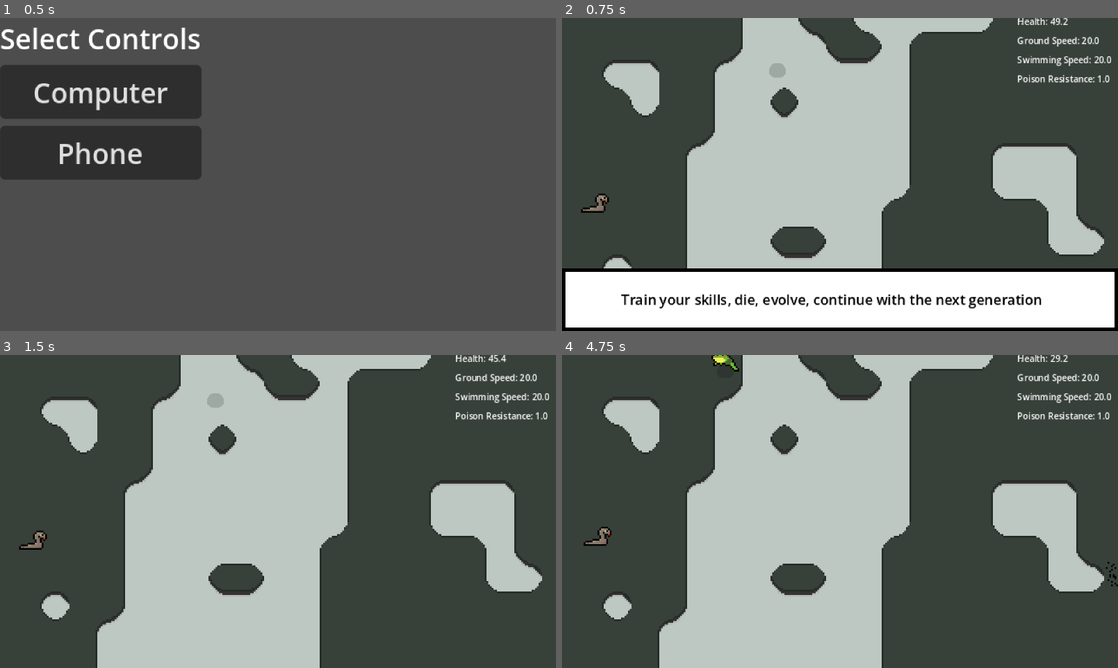
Above: before the commit, frames 1-4 (two rows, left to right).
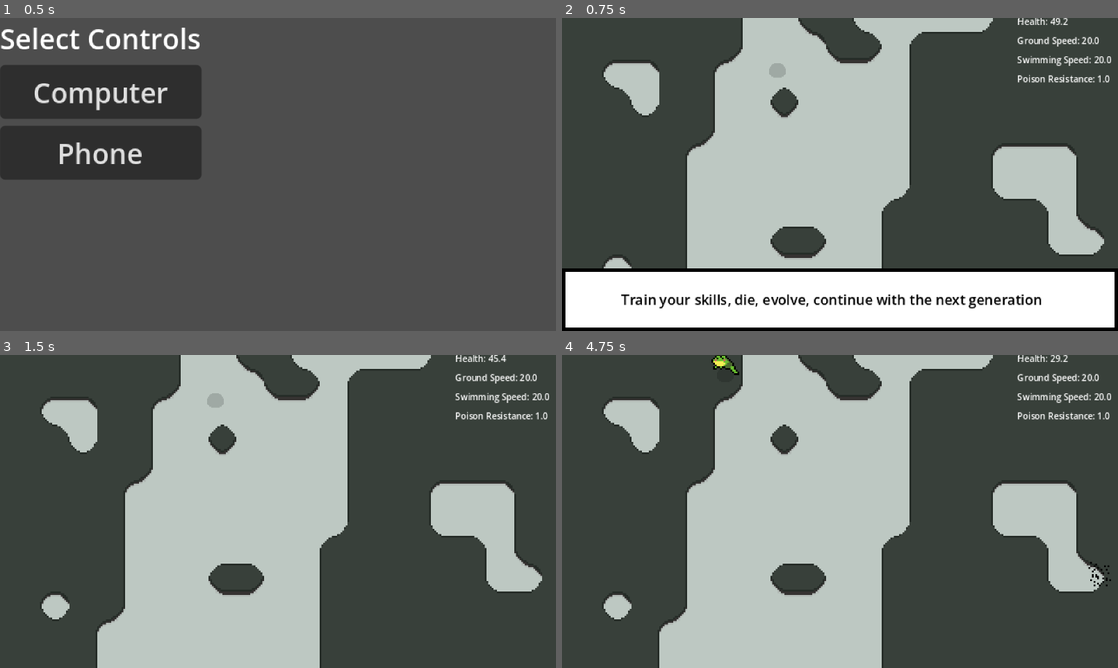
Above: after the commit, the same moments.

Repository: MiladTuma/Micro-Jam-Evolution
Game: Godot game, scene res://StartMenu.tscn
The game is run twice, just before and just after one commit, with the same random seed, the same clock (stepped at 60 frames per second) and the same inputs.
Inputs:
- Up to frame 1 (0.5 s): no input
- Up to frame 2 (0.75 s): click "Computer" at 0.5 s
- Up to frame 3 (1.5 s): tap Enter at 1.25 s; hold Up (up) from 1.28 s (still down); tap I (i) at 1.35 s
- Up to frame 4 (4.75 s): tap E (eat) at 2.1, 4.35 s; tap I (i) at 2.3, 2.85, 3.6, 4.55 s; release Up (up) at 2.78 s; hold Left (left) 2.78-4.28 s; hold Down (down) from 4.28 s (still down)

Frame 1 is identical in both runs. In frame 2, 0.1% of the frame differs, in the area x 3-9%, y 56-63%; in frame 3, 0.1%; in frame 4, 0.4%, in the area x 3-100%, y 0-74%.

Commit message:
Squashed commit of the following:
commit 0e5f2d06069eadb9ec423bf57c71dd236c62b5e0
Author: NFarl <152657677+NFarl@users.noreply.github.com>
Date:   Sun Nov 1 15:46:04 2026 +0100

    duck duck

commit 7e80384265bc2ba17755193df1254c58e4198993
Author: NFarl <152657677+NFarl@users.noreply.github.com>
Date:   Sun Nov 1 15:39:03 2026 +0100

    Fuck you

Diff:
--- a/Entities/Player/player.gd
+++ b/Entities/Player/player.gd
@@ -187,3 +187,6 @@
 func _on_mouth_area_body_exited(body: Node2D) -> void:
 	if flies_in_mouth.has(body):
 		flies_in_mouth.erase(body)
+
+func take_damage(amount: int) -> void:
+	current_health -= amount
--- a/Entities/Snake/snake.gd
+++ b/Entities/Snake/snake.gd
@@ -1,29 +1,47 @@
 extends CharacterBody2D
 
-@export var speed: float =10.0
+@export var speed: float = 5.0
+@export var damage: int = 10
+@export var tile_map: TileMapLayer
 
 var player_ref: Player = null
 
 func _ready() -> void:
+	add_to_group("snakes")
 	player_ref = get_tree().get_first_node_in_group("player")
 
-
-
-
-func _physics_process(_delta: float) -> void:
+func _physics_process(delta: float) -> void:
 	if player_ref == null:
 		return
 
 	if player_ref.current_terrain == Player.Terrain.GROUND:
 		var direction = (player_ref.global_position - global_position).normalized()
-		velocity = direction * speed
+
+		var look_ahead_pos = global_position + (direction * 15.0)
+		var cell = tile_map.local_to_map(tile_map.to_local(look_ahead_pos))
+		var tile_data = tile_map.get_cell_tile_data(cell)
+
+		var is_water_ahead = false
+		if tile_data != null:
+			if tile_data.get_custom_data("terrain") == 1:
+				is_water_ahead = true
+
+		if is_water_ahead:
+			velocity = Vector2.ZERO
+		else:
+			velocity = direction * speed
 
 		if direction.x < 0:
 			$Sprite2D.flip_h = true
 		elif direction.x > 0:
 			$Sprite2D.flip_h = false
-
 	else:
 		velocity = Vector2.ZERO
 
 	move_and_slide()
+
+func _on_hitbox_body_entered(body: Node2D) -> void:
+	if body.is_in_group("player"):
+		queue_free()
+		if body.has_method("take_damage"):
+			body.take_damage(damage)
--- a/Entities/Snake/snake.tscn
+++ b/Entities/Snake/snake.tscn
@@ -5,6 +5,9 @@
 
 [sub_resource type="RectangleShape2D" id="RectangleShape2D_e0ke3"]
 size = Vector2(11, 1.625)
+
+[sub_resource type="RectangleShape2D" id="RectangleShape2D_ubtcc"]
+size = Vector2(16, 9)
 
 [node name="Snake" type="CharacterBody2D" unique_id=579168960]
 z_index = 67
@@ -17,3 +20,12 @@
 [node name="CollisionShape2D" type="CollisionShape2D" parent="." unique_id=747984540]
 position = Vector2(-1, 4.8125)
 shape = SubResource("RectangleShape2D_e0ke3")
+
+[node name="Hitbox" type="Area2D" parent="." unique_id=1155603124]
+collision_layer = 0
+
+[node name="CollisionShape2D" type="CollisionShape2D" parent="Hitbox" unique_id=905073908]
+position = Vector2(0, -0.5)
+shape = SubResource("RectangleShape2D_ubtcc")
+
+[connection signal="body_entered" from="Hitbox" to="." method="_on_hitbox_body_entered"]
--- a/Scenes/main.tscn
+++ b/Scenes/main.tscn
@@ -10,6 +10,7 @@
 [ext_resource type="PackedScene" uid="uid://8rm85i532403" path="res://Entities/fly/Fly.tscn" id="7_6bp64"]
 [ext_resource type="Texture2D" uid="uid://ci50e3xroh1s5" path="res://icons8-eat-64.png" id="8_ynf5e"]
 [ext_resource type="Texture2D" uid="uid://c5gm17mrvn0nq" path="res://icons8-arrow-26.png" id="9_hptm8"]
+[ext_resource type="Script" uid="uid://bgmrefqwn38wb" path="res://Scenes/snake_spawner.gd" id="8_344ge"]
 
 [sub_resource type="TileSetAtlasSource" id="TileSetAtlasSource_bo1nx"]
 texture = ExtResource("1_bo1nx")
@@ -101,6 +102,11 @@
 [sub_resource type="RectangleShape2D" id="RectangleShape2D_fdnlq"]
 
 [sub_resource type="RectangleShape2D" id="RectangleShape2D_wsu2k"]
+[sub_resource type="RectangleShape2D" id="RectangleShape2D_8002w"]
+size = Vector2(20, 212)
+
+[sub_resource type="RectangleShape2D" id="RectangleShape2D_dcmcw"]
+size = Vector2(359, 20)
 
 [node name="Main" type="Node2D" unique_id=880462236]
 script = ExtResource("1_hptm8")
@@ -119,8 +125,9 @@
 tile_map_data = PackedByteArray("AAAHAAAAAAAFAAEAAAAHAAEAAAAFAAEAAAAGAAIAAAAFAAEAAAAGAAMAAAAFAAEAAAAGAAQAAAAFAAEAAAAHAA …(2064 unchanged characters)…
 tile_set = SubResource("TileSet_xcwl1")
 
-[node name="Snake" parent="." unique_id=579168960 instance=ExtResource("3_8gbba")]
+[node name="Snake" parent="." unique_id=579168960 node_paths=PackedStringArray("tile_map") groups=["flies", "player", "snakes"] instance=ExtResource("3_8gbba")]
 position = Vector2(19, 106)
+tile_map = NodePath("../TileMapLayer")
 
 [node name="Textbox" type="CanvasLayer" parent="." unique_id=557165725]
 script = ExtResource("4_jjvhh")
@@ -214,3 +221,47 @@
 texture_normal = ExtResource("9_hptm8")
 shape = SubResource("RectangleShape2D_wsu2k")
 action = "up"
+[node name="StaticBody2D" type="StaticBody2D" parent="." unique_id=1747549753]
+collision_layer = 4
+collision_mask = 0
+
+[node name="CollisionShape2D" type="CollisionShape2D" parent="StaticBody2D" unique_id=1077408785]
+position = Vector2(-10, 91)
+shape = SubResource("RectangleShape2D_8002w")
+
+[node name="StaticBody2D2" type="StaticBody2D" parent="." unique_id=41360785]
+collision_layer = 4
+collision_mask = 0
+
+[node name="CollisionShape2D" type="CollisionShape2D" parent="StaticBody2D2" unique_id=1857745924]
+position = Vector2(160.5, -10)
+shape = SubResource("RectangleShape2D_dcmcw")
+
+[node name="StaticBody2D3" type="StaticBody2D" parent="." unique_id=132128698]
+collision_layer = 4
+collision_mask = 0
+
+[node name="CollisionShape2D" type="CollisionShape2D" parent="StaticBody2D3" unique_id=1984311787]
+position = Vector2(157, 202)
+shape = SubResource("RectangleShape2D_dcmcw")
+
+[node name="StaticBody2D4" type="StaticBody2D" parent="." unique_id=523385153]
+collision_layer = 4
+collision_mask = 0
+
+[node name="CollisionShape2D" type="CollisionShape2D" parent="StaticBody2D4" unique_id=848381423]
+position = Vector2(330, 98)
+rotation = 1.5707964
+shape = SubResource("RectangleShape2D_dcmcw")
+
+[node name="SnakeSpawner" type="Node2D" parent="." unique_id=2016708121 node_paths=PackedStringArray("tile_map", "water_tile_map")]
+position = Vector2(19, 106)
+script = ExtResource("8_344ge")
+snake_scene = ExtResource("3_8gbba")
+tile_map = NodePath("../TileMapLayer")
+water_tile_map = NodePath("../TileMapLayerBottom")
+max_snakes = 10
+
+[node name="Timer" type="Timer" parent="SnakeSpawner" unique_id=1215365454]
+wait_time = 3.0
+autostart = true
--- /dev/null
+++ b/Scenes/snake_spawner.gd
@@ -0,0 +1,80 @@
+extends Node2D
+
+@export var snake_scene: PackedScene
+@export var tile_map: TileMapLayer
+@export var water_tile_map: TileMapLayer
+@export var max_snakes: int = 5
+@onready var timer: Timer = $Timer
+
+var spawn_area: Rect2
+
+func _ready() -> void:
+	timer.timeout.connect(_on_timer_timeout)
+	calculate_spawn_area()
+
+func calculate_spawn_area() -> void:
+	var used_rect = tile_map.get_used_rect()
+	var start_pos = tile_map.map_to_local(used_rect.position)
+	var end_pos = tile_map.map_to_local(used_rect.end)
+	spawn_area = Rect2(start_pos, end_pos - start_pos)
+
+func _on_timer_timeout() -> void:
+	if get_tree().get_nodes_in_group("snakes").size() >= max_snakes:
+		return
+
+	var spawn_position = get_valid_spawn_position()
+
+	if spawn_position != Vector2.INF:
+		var new_snake = snake_scene.instantiate()
+		new_snake.global_position = spawn_position
+		new_snake.tile_map = tile_map
+		add_child(new_snake)
+		new_snake.add_to_group("snakes")
+
+func get_valid_spawn_position() -> Vector2:
+	var max_attempts = 30
+
+	for i in range(max_attempts):
+		var random_x = randf_range(spawn_area.position.x + 32, spawn_area.end.x - 32)
+		var random_y = randf_range(spawn_area.position.y + 32, spawn_area.end.y - 32)
+		var test_pos = Vector2(random_x, random_y)
+
+		if is_safe_ground(test_pos):
+			return test_pos
+
+	return Vector2.INF
+
+func is_safe_ground(pos: Vector2) -> bool:
+	var points_to_check = [
+		pos,
+		pos + Vector2(16, 0),
+		pos - Vector2(16, 0),
+		pos + Vector2(0, 16),
+		pos - Vector2(0, 16)
+	]
+
+	for point in points_to_check:
+		var cell = tile_map.local_to_map(tile_map.to_local(point))
+		var tile_data = tile_map.get_cell_tile_data(cell)
+
+		if tile_data == null:
+			return false
+
+		if tile_data.get_custom_data("terrain") != 0:
+			return false
+
+		if water_tile_map != null:
+			var water_cell = water_tile_map.local_to_map(water_tile_map.to_local(point))
+			var water_data = water_tile_map.get_cell_tile_data(water_cell)
+			if water_data != null:
+				return false
+
+	var space_state = get_world_2d().direct_space_state
+	var query = PhysicsPointQueryParameters2D.new()
+	query.position = pos
+	query.collision_mask = 1
+	var result = space_state.intersect_point(query)
+	if not result.is_empty():
+		return false
+
+	return true
Not shown, added: Scenes/snake_spawner.gd.uid
